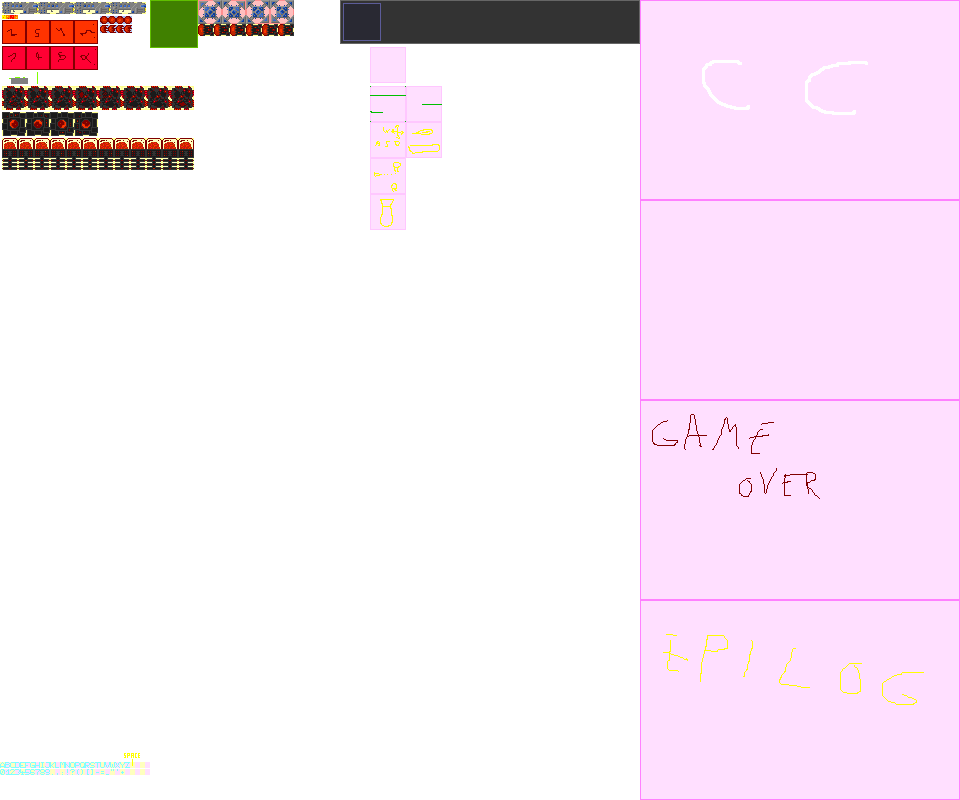
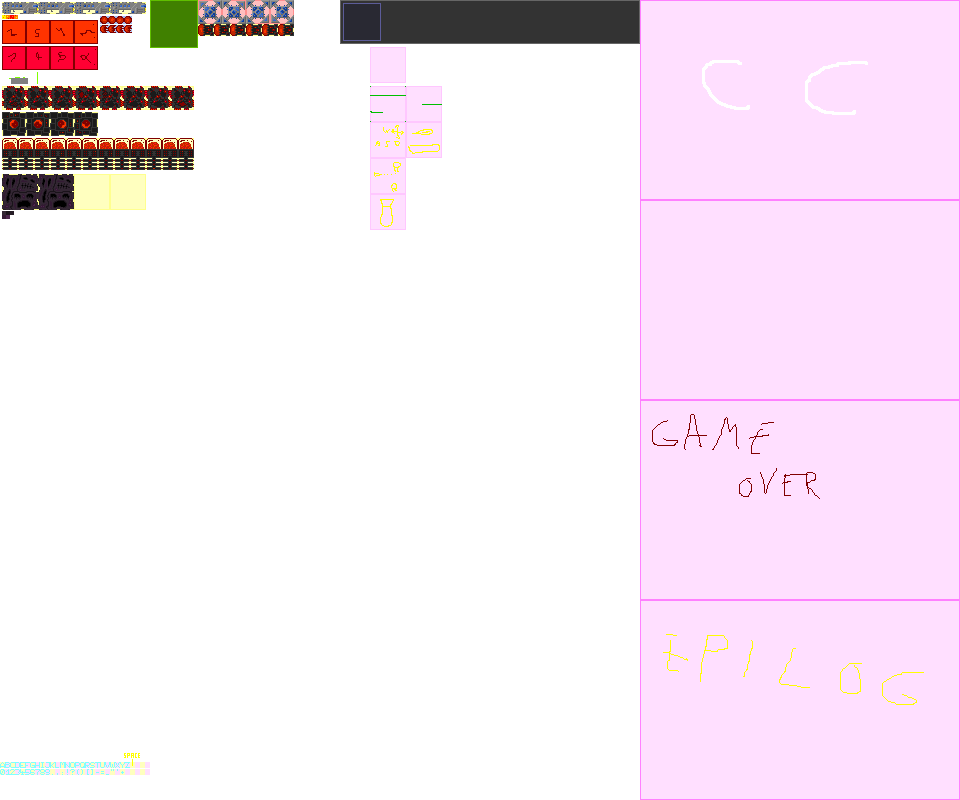
Two versions of the same layered image (960×800). Layer-by-layer changes:
painted on "sprites" over [2, 174, 74, 219]
painted on "helpers" over [2, 174, 146, 210]
